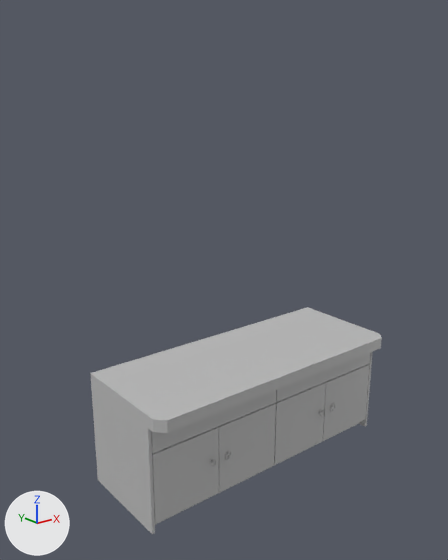
What one commit did to the FBX model Assets/Art/Environment/Ship/Kitchen/Counter.fbx.
Before and after are seen from a camera (50 mm lens) standing at (-2.87, -3.38, 2.39) and looking at (-0.16, 0.0, 1.04). Every picture has the same lights, and +X, +Y and +Z are marked at lower left. Where no turn or scale is listed for an object, it has been applied to the vertices.

Script lines for the objects in view, before the commit:
```python
me_mesh = bpy.data.meshes.new('Mesh')
me_mesh.from_pydata(...)  # 629 vertices, 711 faces; spans x -1.1..1.1, y -0.44..0.44, z -0.44..0.44
# faces by material slot: [536, 175]
me_mesh.materials.append(mat_m_workbench)  # grey #bcbcbc
me_mesh.materials.append(mat_lambert2)  # grey #bcbcbc
ob_polysurface1379 = bpy.data.objects.new('polySurface1379', me_mesh)
ob_polysurface1379.location = (0.0, -0.098, 0.0)
```
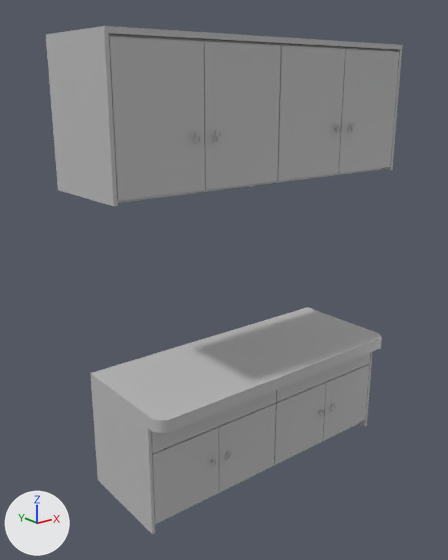
Where the newer file only moved an object's origin or applied its transform, the numbers keep the older frame.

The change, as JSON lines over the scene's bpy script:
```json
{"block": "me_mesh", "where": "# used by ob_polysurface1379; location = (0.0, -0.098, 0.0)"}
{"op": "remove", "block": "me_mesh", "code": "me_mesh.from_pydata(...)  # 629 vertices, 711 faces; spans x -1.1..1.1, y -0.44..0.44, z -0.44..0.44"}
{"op": "add", "block": "me_mesh", "code": "me_mesh.from_pydata(...)  # 1176 vertices, 1343 faces; spans x -1.23..1.23, y -0.44..0.44, z -0.44..2.67"}
{"block": "me_mesh", "change": "me_mesh part 1: the loose piece of 116 vertices spanning x 0.46..0.51, y -0.34..-0.3, z -0.12..-0.05 is copied, and the copy is moved by (0.06, 0.04, 2.19); it spans x 0.51..0.57, y -0.3..-0.25, z 2.06..2.14"}
{"block": "me_mesh", "change": "me_mesh part 2: the loose piece of 116 vertices spanning x -0.5..-0.45, y -0.34..-0.3, z -0.12..-0.05 is copied, and the copy is moved by (-0.06, 0.04, 2.19); it spans x -0.56..-0.5, y -0.3..-0.25, z 2.06..2.14"}
{"block": "me_mesh", "change": "me_mesh part 3: the loose piece of 116 vertices spanning x 0.58..0.63, y -0.34..-0.3, z -0.12..-0.05 is copied, and the copy is moved by (0.07, 0.04, 2.19); it spans x 0.65..0.71, y -0.3..-0.25, z 2.06..2.14"}
{"block": "me_mesh", "change": "me_mesh part 4: the loose piece of 116 vertices spanning x -0.63..-0.58, y -0.34..-0.3, z -0.12..-0.05 is copied, and the copy is moved by (-0.07, 0.04, 2.19); it spans x -0.71..-0.65, y -0.3..-0.25, z 2.06..2.14"}
{"block": "me_mesh", "change": "me_mesh part 5: a new loose piece of 83 vertices spanning x -1.23..1.23, y -0.27..0.44, z 1.76..2.67, in mat_m_workbench (grey #bcbcbc)"}
{"op": "remove", "block": "me_mesh", "code": "me_mesh.materials.append(mat_lambert2)  # grey #bcbcbc"}
```

Location of each change, [x1, y1, x2, y2] in pixels of the pictures (448 x 560 px):
```json
{"object": "polySurface1379", "change": "reshaped", "before": [90, 307, 382, 534], "after": [46, 26, 402, 534], "on screen": "22% wider, 123% taller"}
{"part": 1, "of": "me_mesh", "change": "added", "after": [335, 123, 341, 134]}
{"part": 2, "of": "me_mesh", "change": "added", "after": [213, 130, 221, 143]}
{"part": 3, "of": "me_mesh", "change": "added", "after": [348, 122, 355, 133]}
{"part": 4, "of": "me_mesh", "change": "added", "after": [192, 131, 201, 144]}
{"part": 5, "of": "me_mesh", "change": "added", "after": [46, 26, 402, 206]}
```
